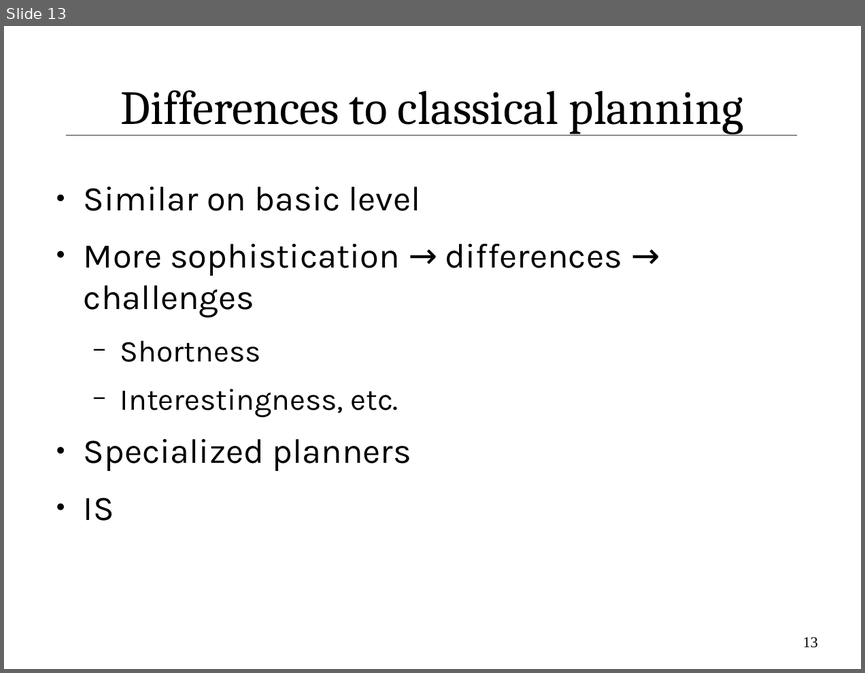
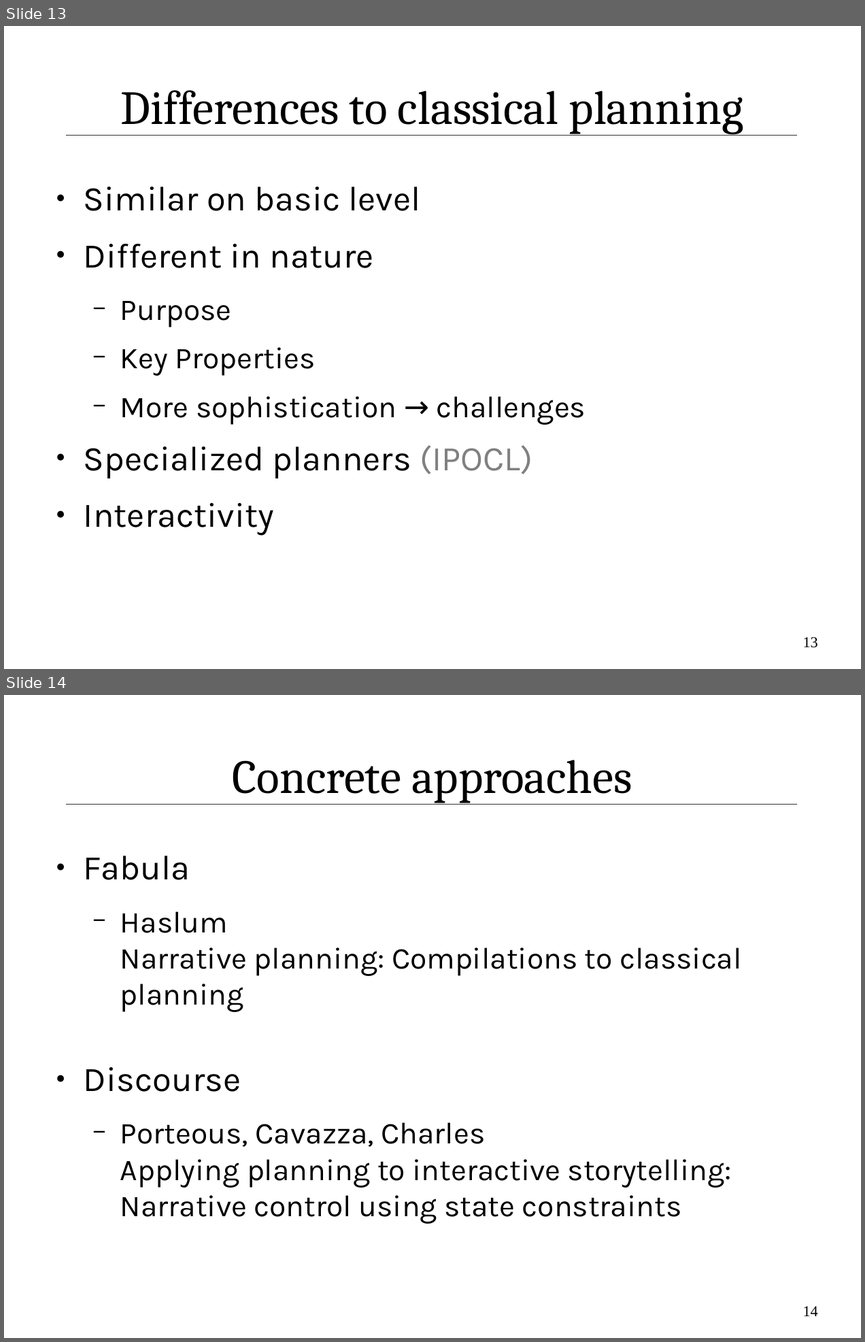
Before and after one commit to IllDepence/ai_seminar, a slide deck: praes/praes.odp. Shown one above the other, each under a label of ours: slide 13 before the commit, slides 13 and 14 after it. The pictures are 865x673 and 865x1342 pixels, drawn with LibreOffice and Linux fonts; fonts in the diff are those of the drawing. Boxes give left, top, right and bottom in pixels: in the first picture for what was removed or moved away, otherwise in the second. Text is boxed around its words. In the diff, an @@ line names an element or a change of style, - is before the commit and + after.

```diff
--- a/praes/praes.odp
+++ b/praes/praes.odp
@@ slide 14 added at (4,695,861,1338), background #FFFFFF; not listed: 1 template element that a slide beside it also shows @@
@@ title added at (232,760,632,803), 44 pt, text #000000 @@
+Concrete approaches
@@ text added at (84,855,741,1223), 28 pt, text #000000 @@
+● Fabula
+  − Haslum
+    Narrative planning: Compilations to classical planning
+● Discourse
+  − Porteous, Cavazza, Charles
+    Applying planning to interactive storytelling: Narrative control using state constraints
@@ page number added at (803,1306,818,1316), 14 pt, text #000000 @@
+14
@@ slide 13 changed as well @@
@@ text at (84,244,586,535): text changed @@
-● More sophistication → differences → challenges
-  − Shortness
-  − Interestingness, etc.
-● Specialized planners
-● IS
+● Different in nature
+  − Purpose
+  − Key Properties
+  − More sophistication → challenges
+● Specialized planners (IPOCL)
+● Interactivity
```
Also in this commit, not shown: 14 other slides changed, 9 other slides added, 2 slides removed, 4 other files.
